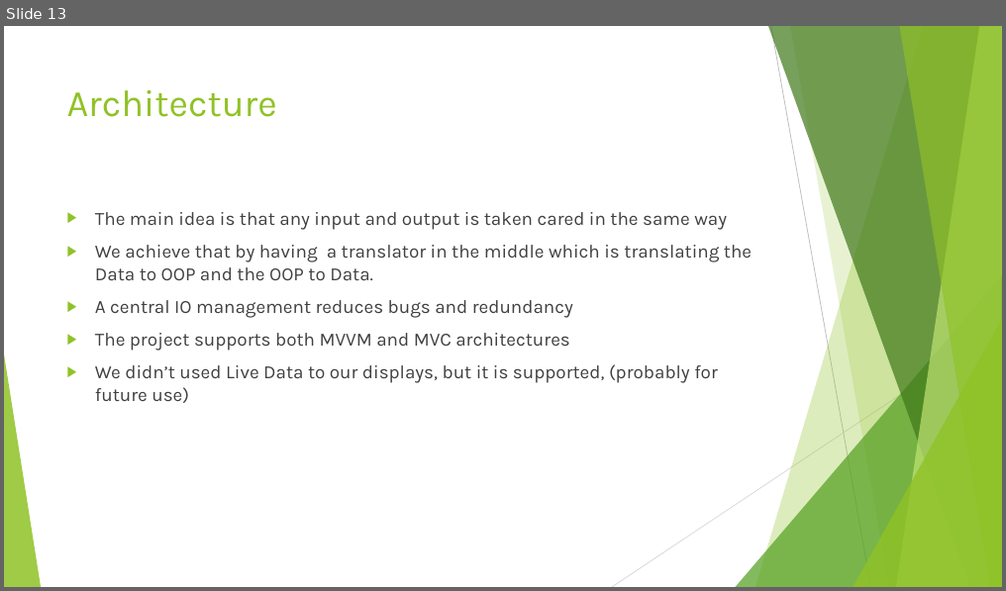
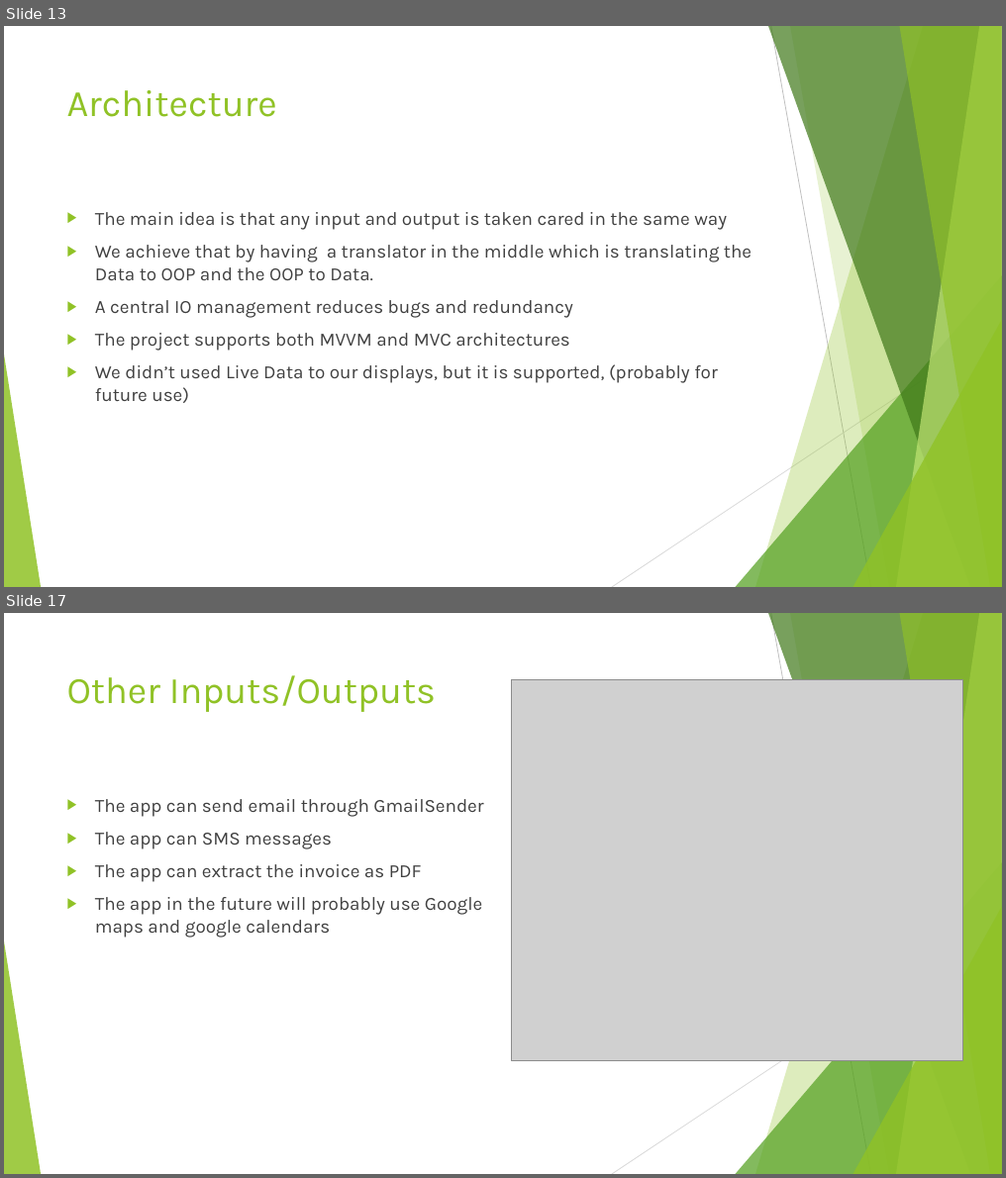
Before and after one commit to Exarchias/shoppingApplication, a slide deck: materials for presentations etc/Shopping App Presentation.odp. Shown one above the other, each under a label of ours: slide 13 before the commit, slides 13 and 17 after it; the slides between them are not shown. The pictures are 1006x591 and 1006x1178 pixels, drawn with LibreOffice and Linux fonts; fonts in the diff are those of the drawing; grey boxes stand for pictures. Boxes give left, top, right and bottom in pixels: in the first picture for what was removed or moved away, otherwise in the second. Text is boxed around its words. In the diff, an @@ line names an element or a change of style, - is before the commit and + after.

```diff
--- a/materials for presentations etc/Shopping App Presentation.odp
+++ b/materials for presentations etc/Shopping App Presentation.odp
@@ slide 17 added at [4,613,1002,1174], background #FFFFFF; not listed: 10 template elements that a slide beside it also shows @@
@@ title added at [67,675,436,712], 36 pt, text #90C226 @@
+Other Inputs/Outputs
@@ picture added at [512,679,963,1060] @@
@@ text added at [95,799,483,938], 18 pt, text #404040 @@
+▶ The app can send email through GmailSender
+▶ The app can SMS messages
+▶ The app can extract the invoice as PDF
+▶ The app in the future will probably use Google maps and google calendars
```
Also in this commit, not shown: 3 slides changed, 2 other slides added, 5 slides removed, 4 other files.
